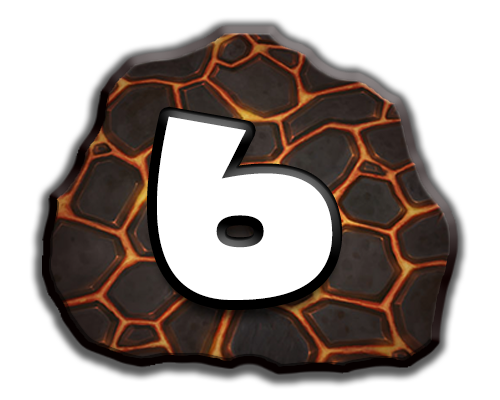
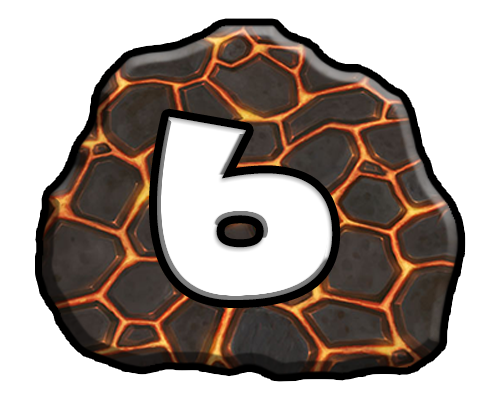
Before/after of a 500x400 layered artwork. What changed in the layer stack:
pixels changed over (x1=29, y1=17, x2=469, y2=389) (layer not identified)
